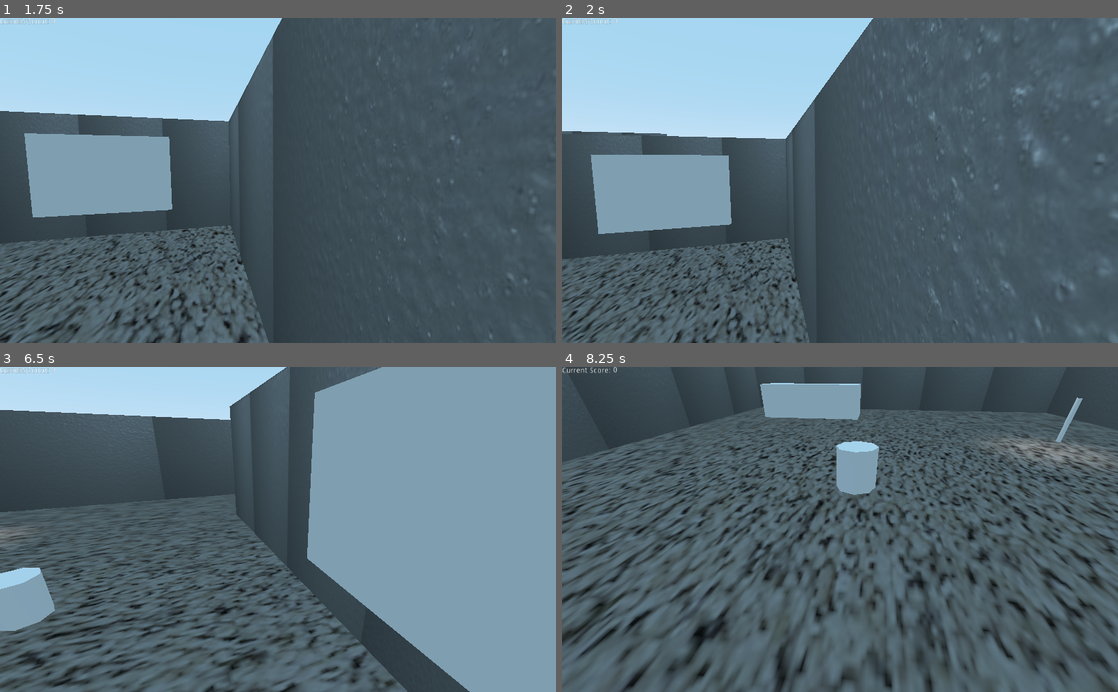
Above: before the commit, frames 1-4 (two rows, left to right).
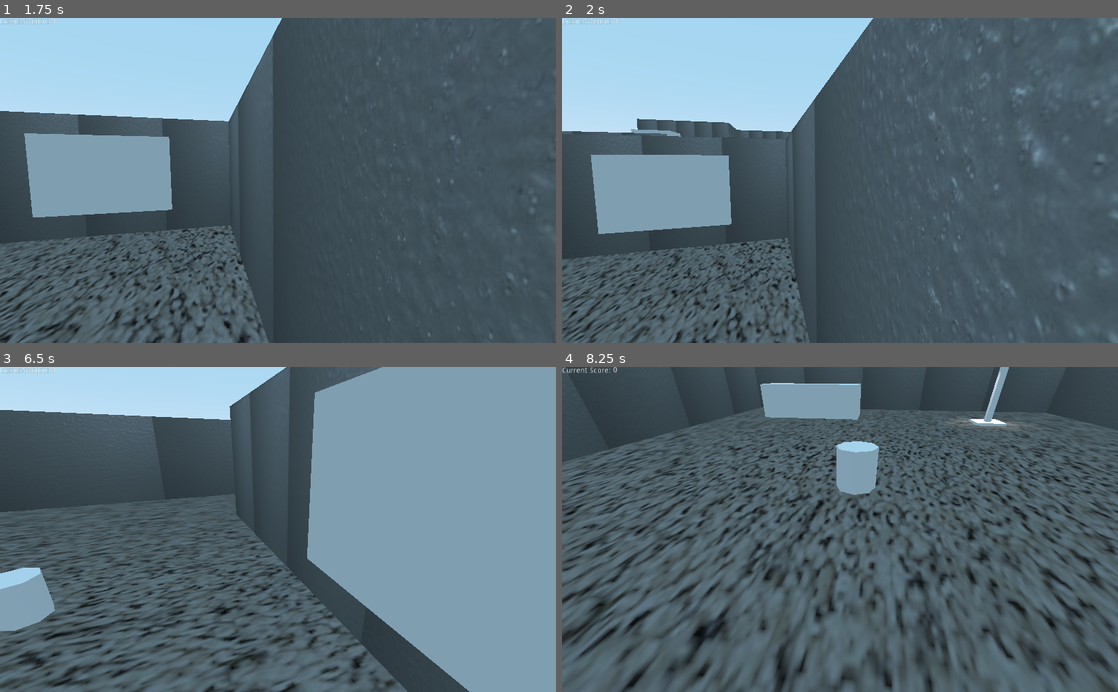
Above: after the commit, the same moments.

Repository: Camasamac/2022-Haunter
Game: Godot game, scene res://MainMenu/MainMenu.tscn
The game is run twice, just before and just after one commit, with the same random seed, the same clock (stepped at 60 frames per second) and the same inputs.
Inputs (mouse positions are in pixels of both pictures, inside the frame that each line leads up to):
- Up to frame 1 (1.75 s): click "Start Game" at 0.5 s; tap Enter at 1.25 s; move the mouse to (400, 164) at 1.27 s; press the mouse at (400, 164) at 1.28 s; hold D (player_right) from 1.28 s (still down); tap Space (jump) at 1.52 s
- Up to frame 2 (2 s): keep holding D (player_right)
- Up to frame 3 (6.5 s): move the mouse to (166, 545) at 2.02 s; release D (player_right) at 2.03 s; release the mouse at (166, 545) at 2.03 s; hold S (player_backward) 2.03-2.78 s; click (166, 545) at 2.1 s; tap Space (jump) at 2.27, 3.77, 4.52, 5.27 s; move the mouse to (333, 458) at 2.77 s; press the mouse at (333, 458) at 2.78 s; hold D (player_right) 2.78-3.53 s; move the mouse to (250, 594) at 3.52 s; release the mouse at (250, 594) at 3.53 s; hold W (player_forward) 3.53-4.28 s; click (250, 594) at 3.6 s; move the mouse to (444, 578) at 4.27 s; press the mouse at (444, 578) at 4.28 s; hold A (player_left) 4.28-5.78 s; tap Escape (ui_cancel) at 4.9 s; move the mouse to (111, 480) at 5.02 s; release the mouse at (111, 480) at 5.03 s; click (111, 480) at 5.1 s; move the mouse to (305, 529) at 5.77 s; press the mouse at (305, 529) at 5.78 s; hold S (player_backward) from 5.78 s (still down)
- Up to frame 4 (8.25 s): move the mouse to (756, 448) at 6.52 s; release S (player_backward) at 6.53 s; release the mouse at (756, 448) at 6.53 s; hold D (player_right) 6.53-7.28 s; click (756, 448) at 6.6 s; tap Space (jump) at 6.77, 7.25, 7.52 s; move the mouse to (962, 513) at 7.27 s; press the mouse at (962, 513) at 7.28 s; hold W (player_forward) 7.28-8.03 s; move the mouse to (728, 545) at 8.02 s; release the mouse at (728, 545) at 8.03 s; hold D (player_right) from 8.03 s (still down); click (728, 545) at 8.1 s

Frame 1 is identical in both runs. In frame 2, 1.0% of the frame differs, in the area x 12-42%, y 30-38%; in frame 3, less than 0.1%; in frame 4, 1.5%, in the area x 70-100%, y 0-31%.

Commit message:
Version 0.04 Mouse Control
Code that dylan put on the 11ISD discord has helped towards the manoeuvrability of the mouse in the game, exponentially increasing the player compatibility.

Diff:
--- a/GameScene/GameScene.tscn
+++ b/GameScene/GameScene.tscn
@@ -127,7 +127,7 @@
 transform = Transform( -34, 0, -9.05975e-08, 0, 14, 0, 5.13386e-06, 0, -0.6, -49.1728, 6.75209, 76.1718 )
 
 [node name="wall28" parent="." instance=ExtResource( 3 )]
-transform = Transform( 19.2, 0, 0, 0, 14, 0, 0, 0, 0.6, -41.3831, 6.83015, 52.7737 )
+transform = Transform( 19.287, 0, 0, 0, 14, 0, 0, 0, 0.6, -41.3831, 6.83015, 52.7737 )
 
 [node name="wall29" parent="." instance=ExtResource( 3 )]
 transform = Transform( 3, 0, 0, 0, 14, 0, 0, 0, 0.6, -64.3746, 6.83015, 53.0086 )
@@ -144,6 +144,24 @@
 [node name="wall33" parent="." instance=ExtResource( 3 )]
 transform = Transform( -3.0598e-07, 0, -0.6, 0, 8, 0, 7, 0, -2.62268e-08, -31.8986, 9.72493, 73.053 )
 
+[node name="wall34" parent="." instance=ExtResource( 3 )]
+transform = Transform( -9.17939e-07, 0, 0.6, 0, 14, 0, -21, 0, -2.62268e-08, -78.501, 6.83015, -10.812 )
+
+[node name="wall35" parent="." instance=ExtResource( 3 )]
+transform = Transform( 7, 0, 0, 0, 3.5, 0, 0, 0, 0.6, -40.9052, 7.14355, 12.0934 )
+
+[node name="wall36" parent="." instance=ExtResource( 3 )]
+transform = Transform( 28, 0, 0, 0, 14, 0, 0, 0, 0.6, -64.7171, 6.83015, -20.4868 )
+
+[node name="wall37" parent="." instance=ExtResource( 3 )]
+transform = Transform( -16, 0, -5.24537e-08, 0, 14, 0, 1.39876e-06, 0, -0.6, -70.8733, 6.83015, -1.07357 )
+
+[node name="wall38" parent="." instance=ExtResource( 3 )]
+transform = Transform( -8.39259e-07, 0, 0.6, 0, 14, 0, -19.2, 0, -2.62268e-08, -63.05, 6.83015, 8.45529 )
+
+[node name="wall39" parent="." instance=ExtResource( 3 )]
+transform = Transform( 28, 0, 0, 0, 14, 0, 0, 0, 0.6, -77.0127, 6.83015, 17.9794 )
+
 [node name="Floor(corridor1)" type="MeshInstance" parent="."]
 transform = Transform( 1.614, 0, 0, 0, 1, 0, 0, 0, 0.353, -28.2186, 0.0145299, 8.74319 )
 mesh = SubResource( 1 )
@@ -414,7 +432,7 @@
 }
 
 [node name="CSGBox5" type="CSGBox" parent="."]
-transform = Transform( 14, 0, 0, 0, 2, 0, 0, 0, 2, -12.4172, 1.87105, 54.6112 )
+transform = Transform( 16, 0, 0, 0, 3, 0, 0, 0, 2, -10.5356, 2.81761, 54.6112 )
 use_collision = true
 __meta__ = {
 "_editor_description_": "Cabinets to make the kitchen smaller to the player, despite it's size."
@@ -435,7 +453,7 @@
 }
 
 [node name="CSGBox8" type="CSGBox" parent="."]
-transform = Transform( 4.128, 0, 0, 0, 2.656, 0, 0, 0, 2.28, -60.6982, 3.01613, 20.058 )
+transform = Transform( 4.128, 0, 0, 0, 2.656, 0, 0, 0, 2.28, -60.0804, 3.01613, 21.069 )
 use_collision = true
 __meta__ = {
 "_editor_description_": "Big Crate that an enemy can hide behind. Peek a boo!"
@@ -469,6 +487,20 @@
 "_editor_description_": "This is the basis of a tower that will have many different platforms in the forms of bookshelves to get to the end of the level."
 }
 
+[node name="CSGBox13" type="CSGBox" parent="."]
+transform = Transform( -2.62268e-07, -0.00492183, 0.999999, 0, 3, 0.00164061, -6, 2.1514e-10, -4.37113e-08, -14.9369, 2.94219, 70.4412 )
+use_collision = true
+__meta__ = {
+"_editor_description_": "This is the basis of a tower that will have many different platforms in the forms of bookshelves to get to the end of the level."
+}
+
+[node name="CSGBox14" type="CSGBox" parent="."]
+transform = Transform( 3, 0, 0, 0, 5, 0, 0, 0, 3, -53.9939, 5.19519, 10.6501 )
+use_collision = true
+__meta__ = {
+"_editor_description_": "Big Crate that an enemy can hide behind. Peek a boo!"
+}
+
 [node name="CSGCylinder1" type="CSGCylinder" parent="."]
 transform = Transform( 8, 0, 0, 0, 1.568, 0, 0, 0, 4.673, 0, 0.600182, 68.4336 )
 use_collision = true
@@ -481,4 +513,4 @@
 transform = Transform( 1, 0, 0, 0, 1, 0, 0, 0, 1, -5.16679, 0.671806, -1.52429 )
 
 [node name="Spatial" parent="." instance=ExtResource( 6 )]
-transform = Transform( 1, 0, 0, 0, 1, 0, 0, 0, 1, 0, 0.436714, 5.95489 )
+transform = Transform( 0.163, 0, 0, 0, 1, 0, 0, 0, 0.164, 6.15625, 0.0257316, 5.52895 )
--- a/LampPost.tscn
+++ b/LampPost.tscn
@@ -1,11 +1,32 @@
-[gd_scene format=2]
+[gd_scene load_steps=2 format=2]
+
+[sub_resource type="ShaderMaterial" id=1]
 
 [node name="Spatial" type="Spatial"]
+transform = Transform( 0.163, 0, 0, 0, 1, 0, 0, 0, 0.164, 0, 0, 0 )
 
-[node name="CSGBox" type="CSGBox" parent="."]
-transform = Transform( 0.06, 0, 0, 0, 0.744, 0, 0, 0, 0.06, 0, 0.670227, 0 )
+[node name="LampBase" type="CSGBox" parent="."]
+transform = Transform( 5, 0, 0, 0, 0.102, 0, 0, 0, 5, 0, 0, 0 )
+use_collision = true
+material = SubResource( 1 )
+
+[node name="LampPole" type="CSGBox" parent="."]
+transform = Transform( 1, 0, 0, 0, 1.5, 0, 0, 0, 1, 0, 1.5719, 0 )
 use_collision = true
 
-[node name="SpotLight" type="SpotLight" parent="CSGBox"]
-transform = Transform( 16.6667, 0, 0, 0, -7.28523e-07, 1.34409, 0, -16.6667, -9.03369e-06, 0, 3.50328, -2.96393 )
-light_energy = 2.055
+[node name="SpotLight" type="SpotLight" parent="."]
+transform = Transform( 6.13497, 0, 0, 0, -2.66533e-07, 1, 0, -6.09756, -1.6252e-06, 0, 3.02305, -3.78883 )
+light_energy = 1.468
+spot_range = 4.0
+spot_angle = 50.0
+
+[node name="SpotLight2" type="SpotLight" parent="."]
+transform = Transform( 6.13497, 0, 0, 0, -2.66533e-07, 1, 0, -6.09756, -1.6252e-06, 0, 3.02112, 3.76326 )
+light_energy = 1.468
+spot_range = 4.0
+spot_angle = 50.0
+
+[node name="LampHead" type="CSGPolygon" parent="."]
+transform = Transform( -4.37114e-07, 0, 8, 0, 1, 0, -10, 0, -3.49691e-07, 4.13716, 3.04242, 3.51994 )
+use_collision = true
+polygon = PoolVector2Array( -0.287413, -0.0233955, 0.0709935, 0.88419, 0.651545, 0.890497, 1, 0 )
--- a/Scripts/Player.gd
+++ b/Scripts/Player.gd
@@ -18,13 +18,22 @@
 onready var camera = get_node("Camera")		# "attach" the camera to access from script.
 
 func _ready():
-	pass
+	Input.set_mouse_mode(Input.MOUSE_MODE_CAPTURED)
 
 # called when an input is detected
 func _input (event):
-	# did the mouse move?
+	# THIS BLOCK OF CODE MEANS THAT ONCE THE WINDOW IS CLICKED THE MOUSE IS CAPTURED AND IF YOU PRESS ESCAPE IT IS FREED.
 	if event is InputEventMouseMotion:
 		mouseDelta = event.relative
+	if event.is_action_pressed("shoot"):
+		if Input.get_mouse_mode() == Input.MOUSE_MODE_VISIBLE:
+			Input.set_mouse_mode(Input.MOUSE_MODE_CAPTURED)
+	if event.is_action_pressed("ui_cancel"):
+		Input.set_mouse_mode(Input.MOUSE_MODE_VISIBLE)
+		#Did the mouse move?
+	if Input.get_mouse_mode() == Input.MOUSE_MODE_CAPTURED:
+		if event is InputEventMouseMotion:
+			mouseDelta = event.relative
 
 # called every frame
 func _process (delta):
